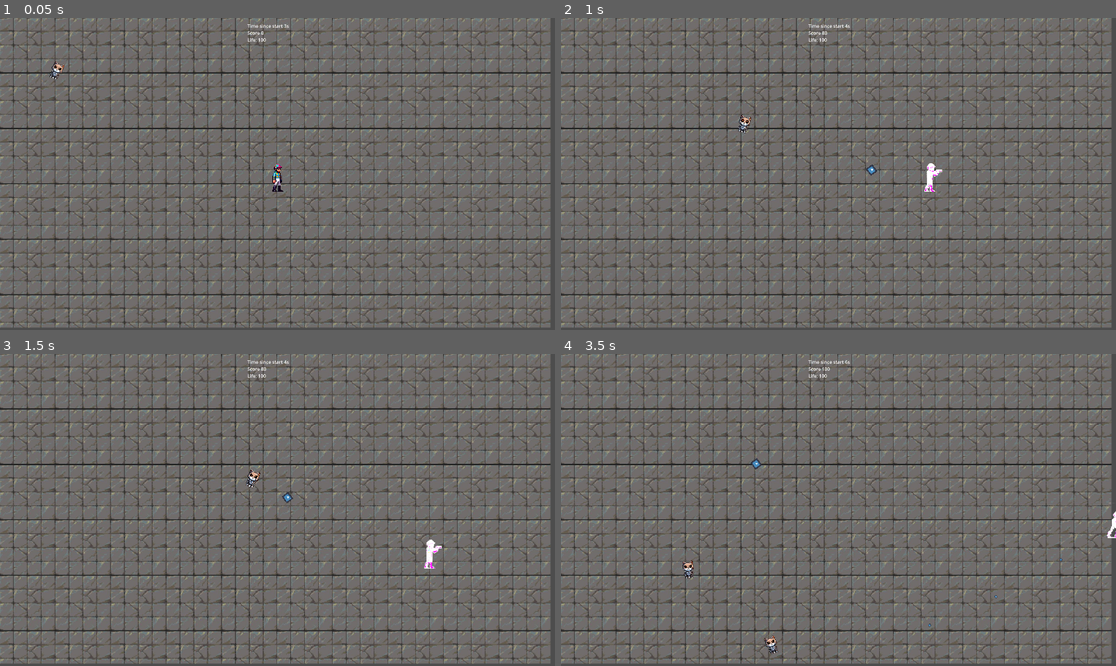
Above: before the commit, frames 1-4 (two rows, left to right).
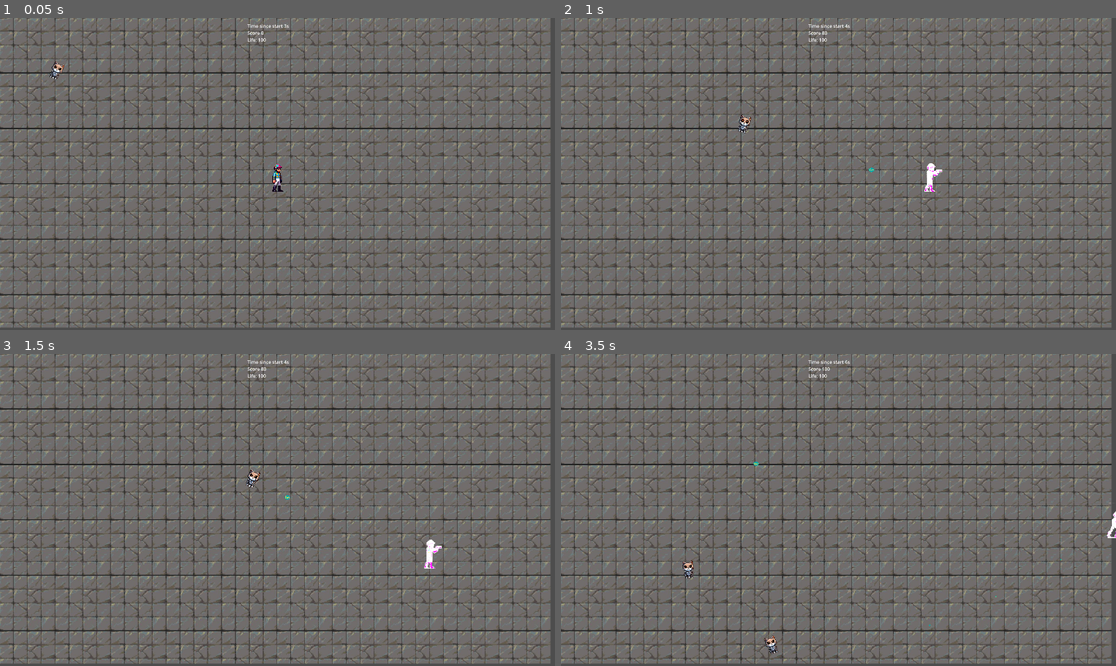
Above: after the commit, the same moments.

Repository: elVariable/gamejam
Game: Godot game, scene res://scenes/levels/main.tscn
The game is run twice, just before and just after one commit, with the same random seed, the same clock (stepped at 60 frames per second) and the same inputs. The engine's default icon, where the game draws it, is replaced by a stand-in: a white triangle on a blue panel in a dark square.
Inputs:
- Up to frame 1 (0.05 s): no input
- Up to frame 2 (1 s): hold D (Right) from 0.53 s (still down); tap U (Fire0) at 0.6 s
- Up to frame 3 (1.5 s): release D (Right) at 1.28 s; hold S (Down) from 1.28 s (still down); tap I (Fire1) at 1.35 s
- Up to frame 4 (3.5 s): release S (Down) at 2.03 s; hold D (Right) 2.03-2.78 s; tap O (Fire2) at 2.1 s; hold W (Up) from 2.78 s (still down); tap P (Fire3) at 2.85 s

Frame 1 is identical in both runs. In frame 2, less than 0.1% of the frame differs, in the area x 54-57%, y 46-51%; in frame 3, less than 0.1%; in frame 4, less than 0.1%, in the area x 34-91%, y 33-88%.

Commit message:
added bullet

Diff:
--- a/scenes/prefabs/bullet.tscn
+++ b/scenes/prefabs/bullet.tscn
@@ -1,9 +1,66 @@
-[gd_scene load_steps=4 format=3 uid="uid://brod1k1a37nua"]
+[gd_scene load_steps=8 format=3 uid="uid://brod1k1a37nua"]
 
-[ext_resource type="Texture2D" uid="uid://p22jssbmru7k" path="res://icon.svg" id="1_8ggv0"]
 [ext_resource type="Script" path="res://scripts/bullet.gd" id="1_q2xto"]
+[ext_resource type="Texture2D" uid="uid://sef85bhcbc1f" path="res://Assets/Bullets/bullet_he.png" id="2_cyka5"]
 
 [sub_resource type="RectangleShape2D" id="RectangleShape2D_ngqcb"]
+
+[sub_resource type="Animation" id="Animation_ontox"]
+resource_name = "shot"
+length = 0.5
+loop_mode = 1
+step = 0.05
+tracks/0/type = "value"
+tracks/0/imported = false
+tracks/0/enabled = true
+tracks/0/path = NodePath("Icon:frame")
+tracks/0/interp = 1
+tracks/0/loop_wrap = true
+tracks/0/keys = {
+"times": PackedFloat32Array(0, 0.05, 0.1, 0.15, 0.2, 0.25, 0.3, 0.35, 0.4, 0.45),
+"transitions": PackedFloat32Array(1, 1, 1, 1, 1, 1, 1, 1, 1, 1),
+"update": 1,
+"values": [4, 3, 2, 1, 0, 5, 6, 7, 8, 10]
+}
+
+[sub_resource type="Animation" id="Animation_82fri"]
+length = 0.001
+tracks/0/type = "value"
+tracks/0/imported = false
+tracks/0/enabled = true
+tracks/0/path = NodePath("Icon:frame")
+tracks/0/interp = 1
+tracks/0/loop_wrap = true
+tracks/0/keys = {
+"times": PackedFloat32Array(0),
+"transitions": PackedFloat32Array(1),
+"update": 1,
+"values": [0]
+}
+
+[sub_resource type="Animation" id="Animation_4hljl"]
+resource_name = "flying"
+length = 0.5
+loop_mode = 1
+tracks/0/type = "value"
+tracks/0/imported = false
+tracks/0/enabled = true
+tracks/0/path = NodePath("Icon:frame")
+tracks/0/interp = 1
+tracks/0/loop_wrap = true
+tracks/0/keys = {
+"times": PackedFloat32Array(0, 0.1, 0.2, 0.3, 0.4),
+"transitions": PackedFloat32Array(1, 1, 1, 1, 1),
+"update": 1,
+"values": [10, 11, 7, 11, 10]
+}
+
+[sub_resource type="AnimationLibrary" id="AnimationLibrary_cjgyq"]
+_data = {
+"RESET": SubResource("Animation_82fri"),
+"flying": SubResource("Animation_4hljl"),
+"shot": SubResource("Animation_ontox")
+}
 
 [node name="Bullet" type="CharacterBody2D" groups=["Bullets"]]
 collision_layer = 4
@@ -14,6 +71,12 @@
 shape = SubResource("RectangleShape2D_ngqcb")
 
 [node name="Icon" type="Sprite2D" parent="."]
-rotation = 0.947236
 scale = Vector2(0.230469, 0.21875)
-texture = ExtResource("1_8ggv0")
+texture = ExtResource("2_cyka5")
+hframes = 4
+vframes = 4
+
+[node name="AnimationPlayer" type="AnimationPlayer" parent="."]
+libraries = {
+"": SubResource("AnimationLibrary_cjgyq")
+}
--- a/scenes/prefabs/weapons/he_weapon.tscn
+++ b/scenes/prefabs/weapons/he_weapon.tscn
@@ -5,3 +5,6 @@
 
 [node name="Weapon" instance=ExtResource("1_2lehq")]
 script = ExtResource("2_4yipd")
+
+[node name="Icon" parent="." index="0"]
+scale = Vector2(10, 8.309)
--- a/scripts/bullet.gd
+++ b/scripts/bullet.gd
@@ -7,8 +7,7 @@
 
 # Called when the node enters the scene tree for the first time.
 func _ready():
-    pass # Replace with function body.
-
+    $AnimationPlayer.play("shot")
 # Called every frame. 'delta' is the elapsed time since the previous frame.
 func _process(delta):
 
--- a/scripts/he_weapon.gd
+++ b/scripts/he_weapon.gd
@@ -9,3 +9,4 @@
     bullet_pircing = 1
     base_spawn_time = 0.1
     base_spawn_rate = 1
+    bullet_scale = Vector2(7.3, 7.3)
Binary file added: Assets/Bullets/bullet_he.png
Not shown, added: Assets/Bullets/bullet_he.png.import
Binary file added: Assets/Bullets/he_bullet.png
Not shown, added: Assets/Bullets/he_bullet.png.import
